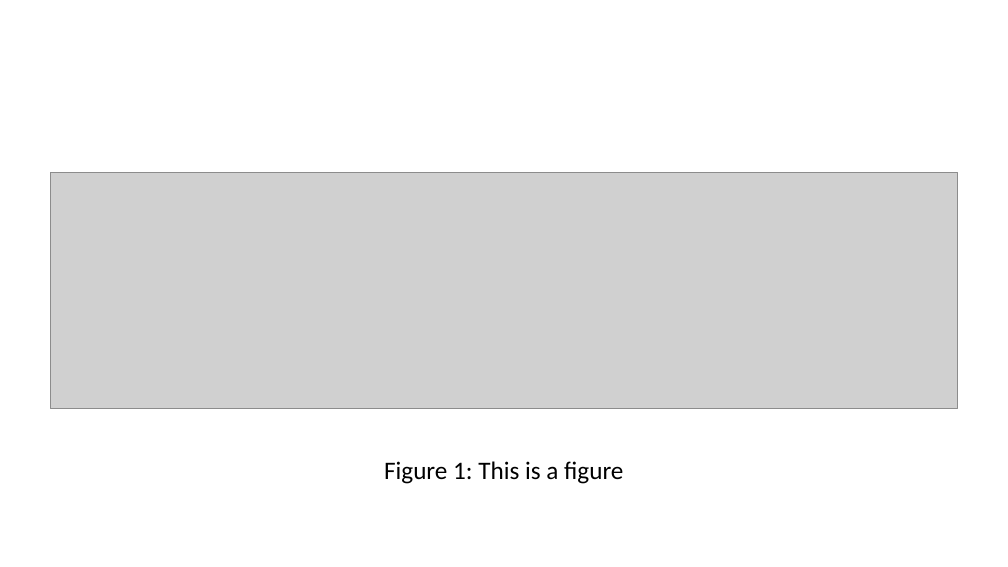
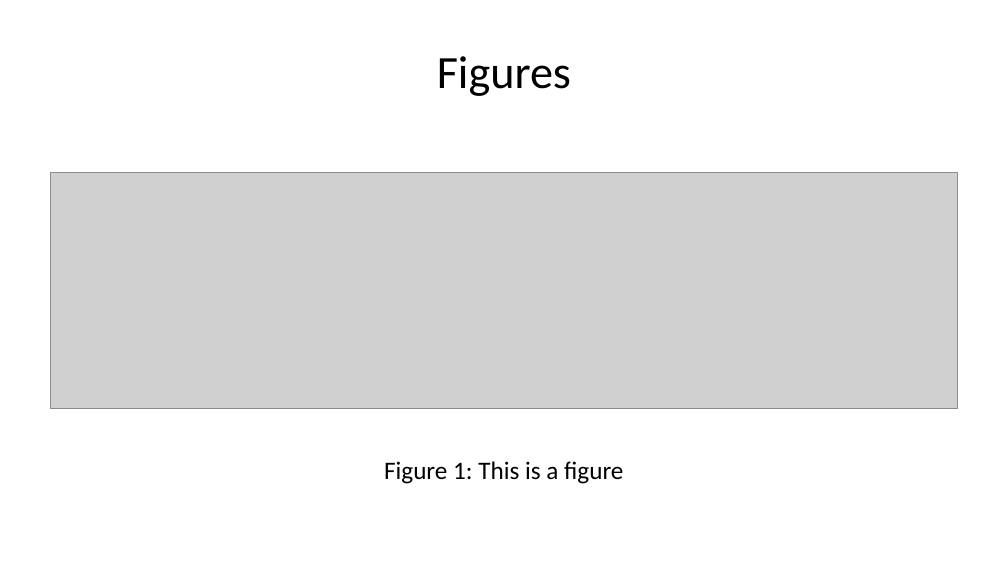
Before and after one commit to sun123zxy/sunquartex, a slide deck: slide 11 of examples/enpre.pptx (slide 17 before the commit). Drawn at 1008x567 pixels with LibreOffice and Linux fonts; fonts in the diff are those of the drawing; grey boxes stand for pictures. Boxes give left, top, right and bottom in pixels: in the first picture for what was removed or moved away, otherwise in the second. Text is boxed around its words. In the diff, an @@ line names an element or a change of style, - is before the commit and + after.

```diff
--- a/examples/enpre.pptx
+++ b/examples/enpre.pptx
@@ title added at <box>437,56,571,96</box>, 33 pt, text #000000 @@
+Figures
```
Also in this commit, not shown: 7 other slides changed, 8 slides removed, 27 other files.
